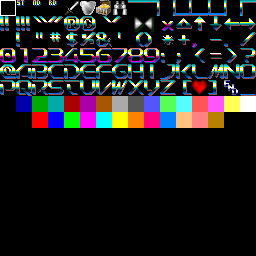
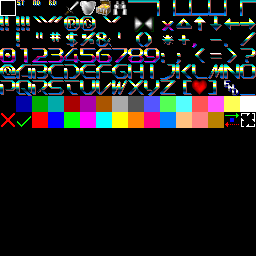
The second 256x256 image is a revision of the first. Changes to its layers:
painted on "font_16x16.bmp" over [1, 113, 255, 127]
